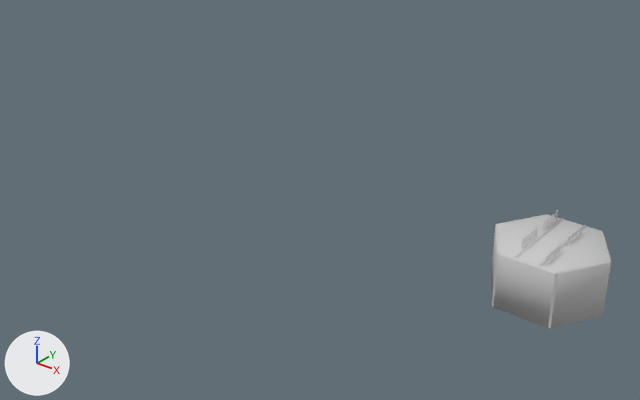
Before and after pictures for a commit that changed the OBJ model Prototype1/Assets/Resources/MapGrids/OBJ&MTL/180（paling）(final）.obj.
Both versions are drawn from a 50 mm lens placed at (2889.0, -2063.0, 1364.0), pointed at (1064.0, 218.0, -50.0). Arrows for +X, +Y and +Z are at lower left; the lights stay in place. Where no turn or scale is listed for an object, it has been applied to the vertices.

In view in the first picture: '180（paling）(final）'.
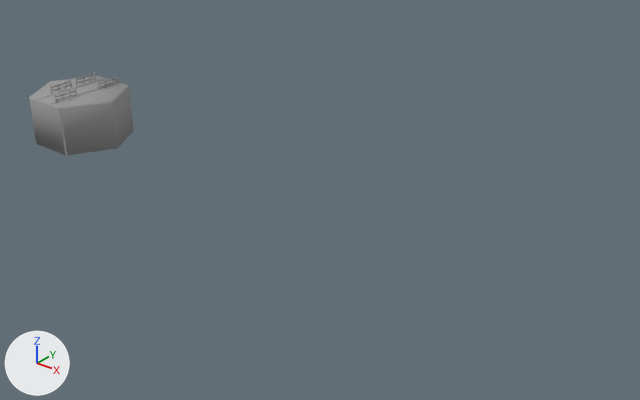
Where the change shows, as pixel boxes (x1, y1, x2, y2) in the pictures (640 x 400 px; the box of a moved part takes in the faces that stretch with it):
'180（paling）(final）', reshaped (12% narrower, 29% shorter)
    before: (491, 210, 611, 328)
    after: (29, 72, 134, 155)
part 1 of me_180_paling__final, moved or reshaped
    before: (491, 214, 611, 328)
    after: (29, 76, 134, 155)
part 2 of me_180_paling__final, moved or reshaped
    before: (521, 238, 524, 248)
    after: (50, 81, 120, 104)
part 3 of me_180_paling__final, moved or reshaped
    before: (525, 234, 528, 245)
    after: (38, 78, 107, 100)
part 4 of me_180_paling__final, moved or reshaped
    before: (547, 246, 560, 258)
    after: (52, 81, 71, 88)
part 5 of me_180_paling__final, moved or reshaped
    before: (546, 249, 560, 262)
    after: (52, 84, 71, 91)
part 6 of me_180_paling__final, moved or reshaped
    before: (569, 227, 581, 239)
    after: (77, 74, 95, 80)
part 7 of me_180_paling__final, moved or reshaped
    before: (568, 231, 581, 243)
    after: (77, 77, 95, 83)
part 8 of me_180_paling__final, moved or reshaped (not visible afterwards)
    before: (514, 218, 564, 258)
part 9 of me_180_paling__final, moved or reshaped
    before: (523, 229, 537, 241)
    after: (99, 77, 117, 84)
part 10 of me_180_paling__final, moved or reshaped
    before: (523, 233, 536, 244)
    after: (100, 81, 118, 87)
part 11 of me_180_paling__final, moved or reshaped
    before: (545, 213, 557, 223)
    after: (56, 90, 76, 97)
part 12 of me_180_paling__final, moved or reshaped (not visible afterwards)
    before: (538, 225, 587, 266)
part 13 of me_180_paling__final, moved or reshaped
    before: (544, 217, 556, 227)
    after: (56, 94, 76, 101)

Diff of the bpy script that builds the scene:
```diff
--- a/Prototype1/Assets/Resources/MapGrids/OBJ&MTL/180（paling）(final）.obj.py
+++ b/Prototype1/Assets/Resources/MapGrids/OBJ&MTL/180（paling）(final）.obj.py
@@ me_180_paling__final @@
 me_180_paling__final.from_pydata(...)  # 240 vertices, 164 faces; spans x 1709.0..2104.0, y 176.0..522.0, z -192.0..44.0
-me_180_paling__final.materials.append(mat_180_դ___24___default)  # light grey #cacaca
+# me_180_paling__final part 1: the loose piece of 32 vertices spanning x 1709.0..2104.0, y 176.0..522.0, z -192.0..8.0 is moved by (-1906.0, -349.0, 192.0), in mat_180_paling__final____180_դ___24___default (grey #999999)
+# me_180_paling__final part 2: the loose piece of 8 vertices spanning x 1852.0..1854.0, y 248.0..252.0, z 8.0..44.0 is scaled about its middle by (3.93, 84.8, 0.102), then moved by (-1813.0, -250.0, 175.0), in mat_180_paling__final____180_դ___24___default (grey #999999)
+# me_180_paling__final part 3: the loose piece of 8 vertices spanning x 1852.0..1854.0, y 276.0..280.0, z 8.0..44.0 is scaled about its middle by (3.93, 84.8, 0.102), then moved by (-1893.0, -279.0, 175.0), in mat_180_paling__final____180_դ___24___default (grey #999999)
+# me_180_paling__final part 4: the loose piece of 8 vertices spanning x 1959.0..1960.0, y 196.0..291.0, z 32.0..37.0 is moved by (-2016.0, -289.0, 192.0), in mat_180_paling__final____180_դ___24___default (grey #999999)
+# me_180_paling__final part 5: the loose piece of 8 vertices spanning x 1959.0..1960.0, y 196.0..291.0, z 19.0..23.0 is moved by (-2016.0, -289.0, 192.0), in mat_180_paling__final____180_դ___24___default (grey #999999)
+# me_180_paling__final part 6: the loose piece of 8 vertices spanning x 1959.0..1960.0, y 352.0..447.0, z 32.0..37.0 is moved by (-2016.0, -322.0, 192.0), in mat_180_paling__final____180_դ___24___default (grey #999999)
+# me_180_paling__final part 7: the loose piece of 8 vertices spanning x 1959.0..1960.0, y 352.0..447.0, z 19.0..23.0 is moved by (-2016.0, -322.0, 192.0), in mat_180_paling__final____180_դ___24___default (grey #999999)
+# me_180_paling__final part 8: the loose piece of 8 vertices spanning x 1861.0..1871.0, y 181.0..517.0, z 8.0..11.0 is scaled about its middle by (0.255, 0.0118, 9.83), then moved by (-1813.0, -259.0, 208.0), in mat_180_paling__final____180_դ___24___default (grey #999999)
+# me_180_paling__final part 9: the loose piece of 8 vertices spanning x 1852.0..1853.0, y 251.0..346.0, z 32.0..37.0 is turned 180 degrees about the z axis through its middle, then moved by (-1799.0, -195.0, 192.0), in mat_180_paling__final____180_դ___24___default (grey #999999)
+# me_180_paling__final part 10: the loose piece of 8 vertices spanning x 1852.0..1853.0, y 251.0..346.0, z 19.0..23.0 is turned 180 degrees about the z axis through its middle, then moved by (-1799.0, -195.0, 192.0), in mat_180_paling__final____180_դ___24___default (grey #999999)
+# me_180_paling__final part 11: the loose piece of 8 vertices spanning x 1852.0..1853.0, y 400.0..494.0, z 32.0..37.0 is turned 180 degrees about the z axis through its middle, then moved by (-1799.0, -552.0, 192.0), in mat_180_paling__final____180_դ___24___default (grey #999999)
+# me_180_paling__final part 12: the loose piece of 8 vertices spanning x 1942.0..1952.0, y 181.0..517.0, z 8.0..11.0 is scaled about its middle by (0.255, 0.0118, 9.83), then moved by (-1894.0, -435.0, 208.0), in mat_180_paling__final____180_դ___24___default (grey #999999)
+# me_180_paling__final part 13: the loose piece of 8 vertices spanning x 1852.0..1853.0, y 400.0..494.0, z 19.0..23.0 is turned 180 degrees about the z axis through its middle, then moved by (-1799.0, -552.0, 192.0), in mat_180_paling__final____180_դ___24___default (grey #999999)
+me_180_paling__final.materials.append(mat_180_paling__final____180_դ___24___default)  # grey #999999
```
